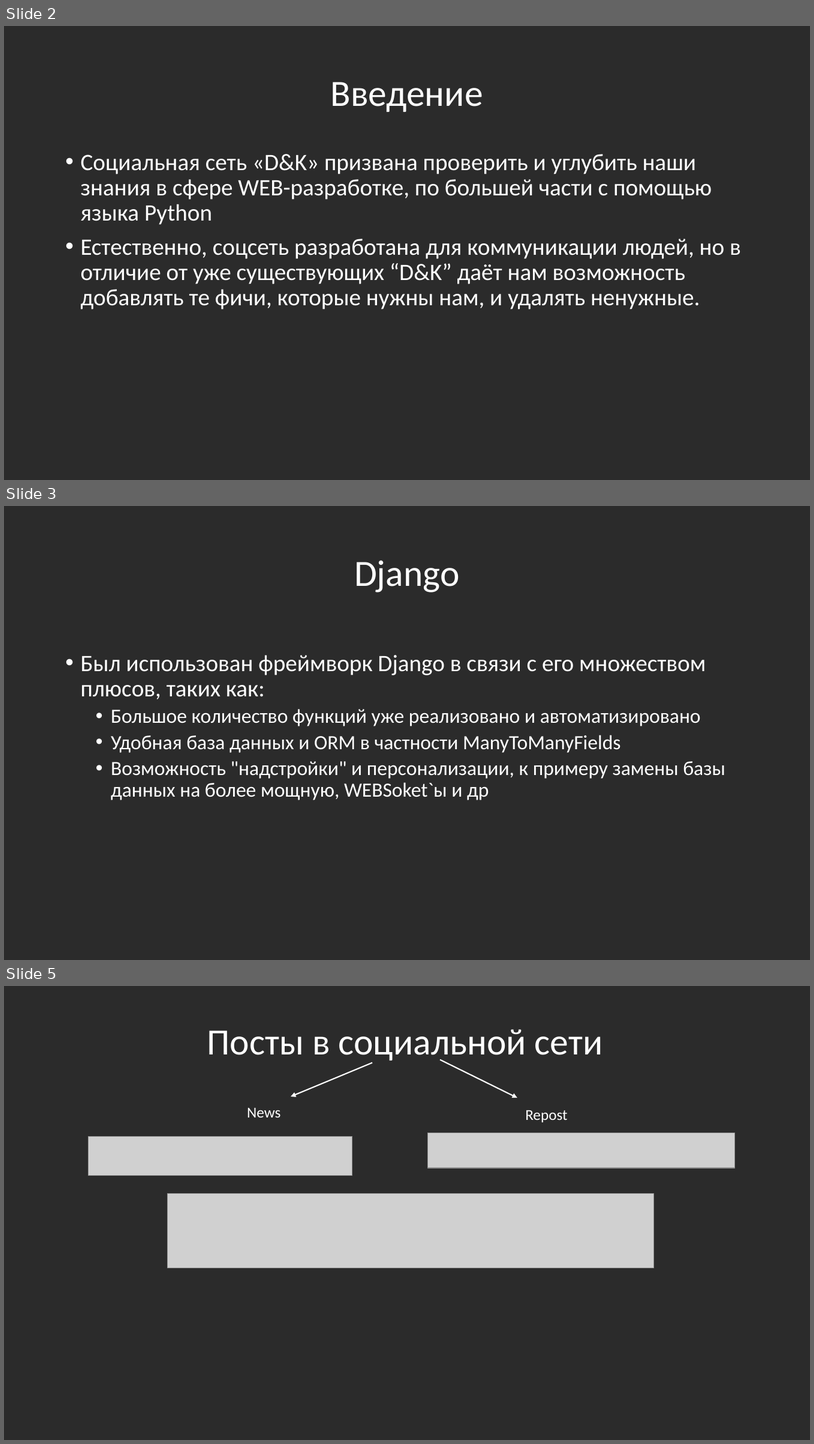
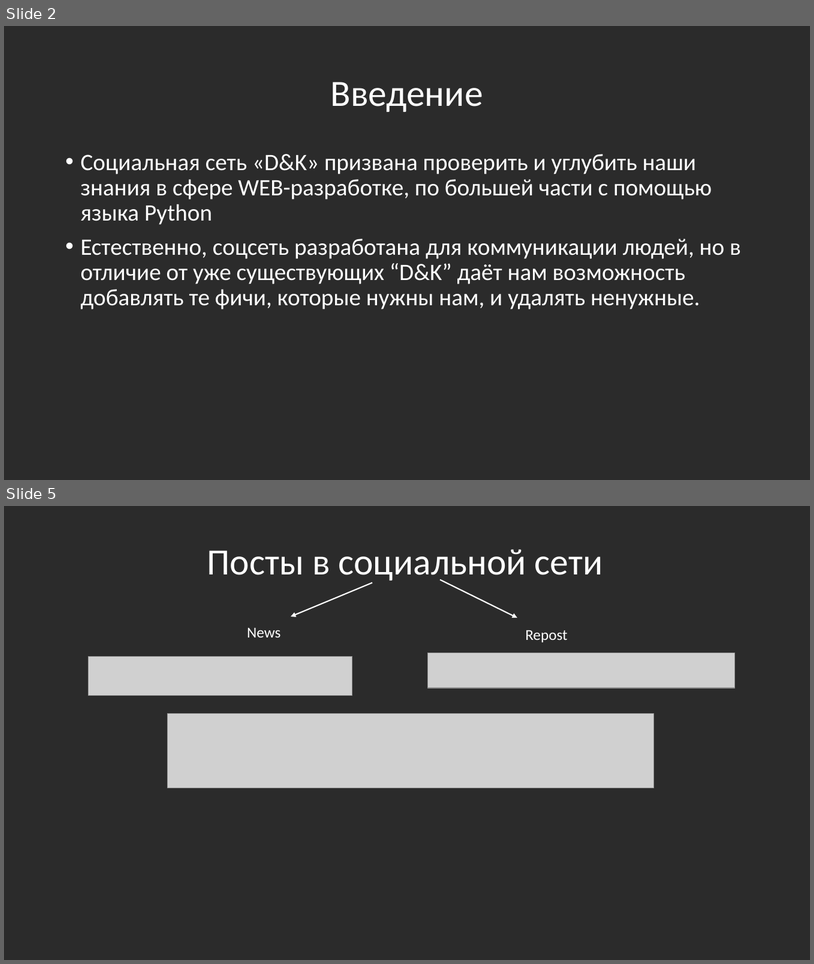
Before and after one commit to Bloodmain/WEBProjectYL, a slide deck: D_amp_K.pptx. Shown one above the other, each under a label of ours: slides 2, 3 and 5 before the commit, slides 2 and 5 after it; the slides between them are not shown. The pictures are 814x1444 and 814x964 pixels, drawn with LibreOffice and Linux fonts; fonts in the diff are those of the drawing; grey boxes stand for pictures; background and template pictures are left out; a plain dark background stands for a picture behind light text. Boxes give left, top, right and bottom in pixels: in the first picture for what was removed or moved away, otherwise in the second. Text is boxed around its words. In the diff, an @@ line names an element or a change of style, - is before the commit and + after.

```diff
--- a/D_amp_K.pptx
+++ b/D_amp_K.pptx
@@ slide 3 removed at (4, 506, 810, 960), background picture (left out) @@
@@ title removed at (354, 560, 459, 592) @@
-Django
@@ text removed at (81, 655, 726, 800) @@
-• Был использован фреймворк Django в связи с его множеством плюсов, таких как:
-  • Большое количество функций уже реализовано и автоматизировано
-  • Удобная база данных и ORM в частности ManyToManyFields
-  • Возможность "надстройки" и персонализации, к примеру замены базы данных на более мощную, WEBSoket`ы и др
```
Also in this commit, not shown: 4 slides changed, 5 slides added, 4 other slides removed, 1 other file.
